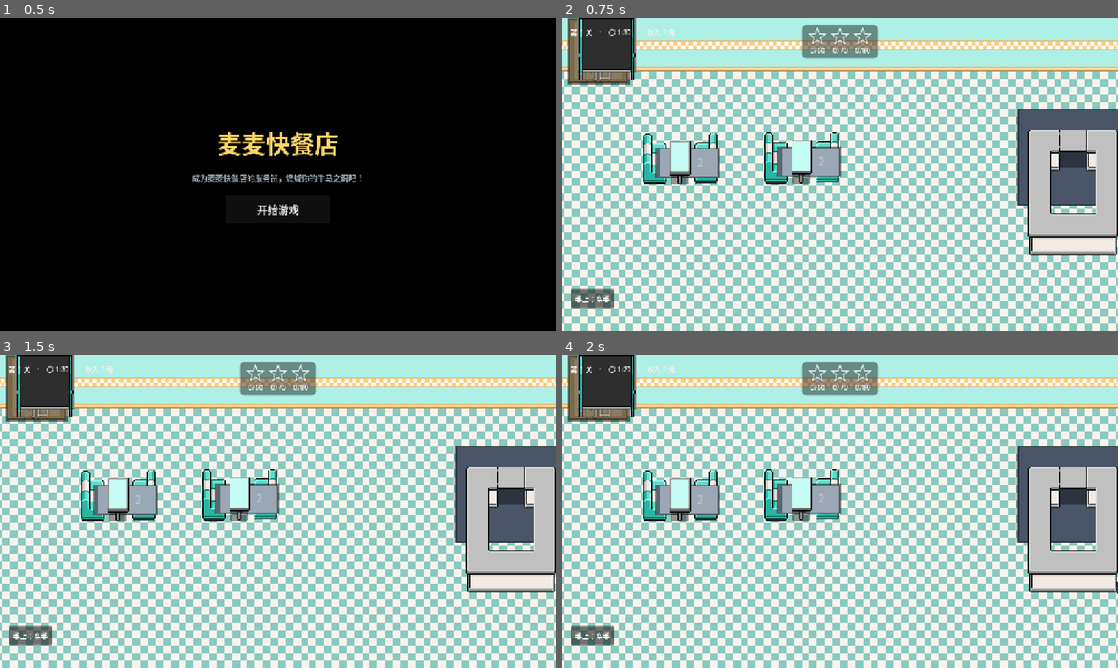
Above: before the commit, frames 1-4 (two rows, left to right).
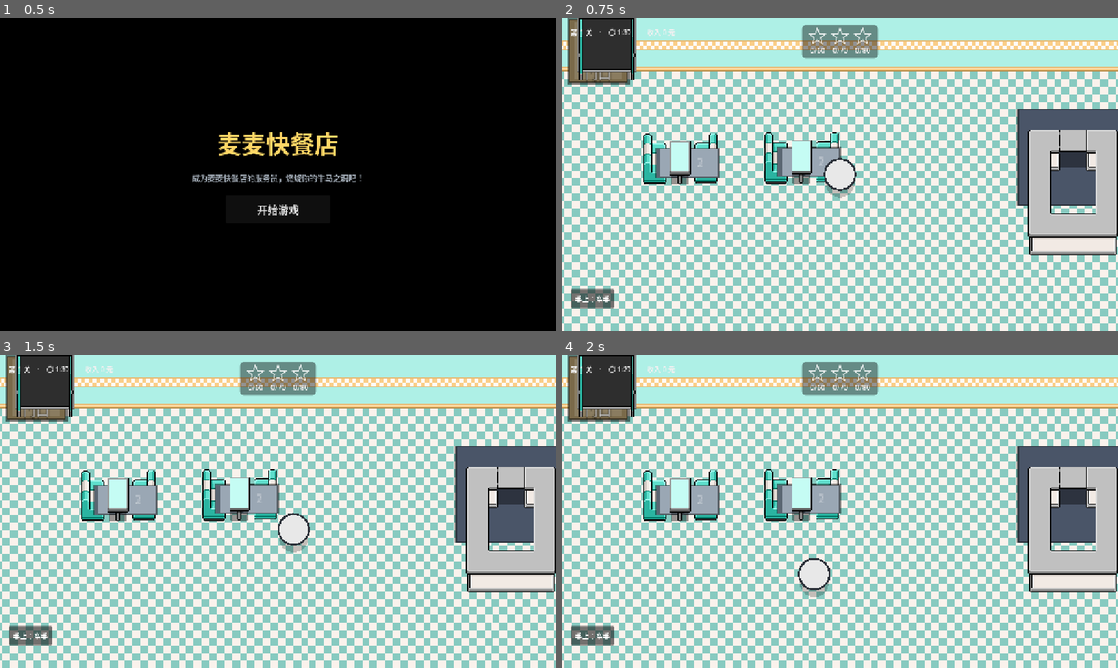
Above: after the commit, the same moments.

Repository: CalicocoJ/MMRestaurant
Game: Godot game, scene res://scenes/main.tscn
Same seed, same stepped clock (60 frames per second), same inputs: the game is played once before the commit and once after it.
Inputs (mouse positions are in pixels of both pictures, inside the frame that each line leads up to):
- Up to frame 1 (0.5 s): no input
- Up to frame 2 (0.75 s): click "开始游戏" at 0.5 s
- Up to frame 3 (1.5 s): tap Enter at 1.25 s; move the mouse to (250, 574) at 1.27 s; click (250, 574) at 1.42 s
- Up to frame 4 (2 s): no input

Frame 1 is identical in both runs. In frame 2, 0.5% of the frame differs, in the area x 47-53%, y 44-58%; in frame 3, 0.4%; in frame 4, 0.4%.

Commit message:
修服务员出生点卡在屏幕外：改为可编辑 + 相机中心兜底
根因：出生点写死读 layout.json 的 waiter_spawn（640,240），
那是旧 1280x720 布局的中心；场景缩到左上角一小块后它落到相机视野外，
表现是「一开局服务员卡在屏幕外」且不报错。

改为三级优先：
  1. Level 下的 WaiterSpawn 节点（编辑器里摆，最可控）
  2. 相机视野中心（保证一定看得见——不摆任何东西也不会再卡屏外）
  3. layout.json 的 waiter_spawn（生成模式/工具的旧行为，测试不受影响）

顺带修一个后续陷阱：Actors / Customers / Waiter 原来全是代码无脑新建的，
若以后在编辑器里也放一份会**重复**（两个 Waiter）。改成先找已有的再决定建不建。

Diff:
--- a/scripts/level/level.gd
+++ b/scripts/level/level.gd
@@ -508,19 +508,85 @@
 
 
 func _build_actors() -> void:
-	actors = Node2D.new()
-	actors.name = "Actors"
-	add_child(actors)
-
-	customers = Node2D.new()
-	customers.name = "Customers"
-	actors.add_child(customers)
-
-	waiter = CharacterBody2D.new()
-	waiter.set_script(WAITER_SCRIPT)
-	waiter.name = "Waiter"
-	waiter.position = EntityBase.point_from_array(Config.layout.get("waiter_spawn", []), Vector2(560, 500))
-	actors.add_child(waiter)
+	# 【复用而不是无脑新建】这三个容器/节点原本全是代码运行时造的。
+	# 但「家具改由编辑器摆放」之后，你有可能也想在编辑器里直接放 Actors/Waiter ——
+	# 那时 add_child 一个同名节点会造成**重复**（两个 Waiter，一个在跑、一个在那儿）。
+	# 所以先找已有的，找不到再建。
+	actors = _ensure_node2d("Actors", self)
+	customers = _ensure_node2d("Customers", actors)
+
+	waiter = _ensure_waiter()
+
+
+## 拿到指定名字的 Node2D 子节点；没有就新建一个。
+func _ensure_node2d(node_name: String, parent: Node) -> Node2D:
+	var existing := parent.get_node_or_null(node_name)
+	if existing is Node2D:
+		return existing as Node2D
+	var made := Node2D.new()
+	made.name = node_name
+	parent.add_child(made)
+	return made
+
+
+## 服务员：复用 Actors 下已有的，没有才新建。
+func _ensure_waiter() -> Node:
+	var existing := actors.get_node_or_null("Waiter")
+	if existing is CharacterBody2D:
+		return existing
+	var made := CharacterBody2D.new()
+	made.set_script(WAITER_SCRIPT)
+	made.name = "Waiter"
+	made.position = _waiter_spawn_point()
+	actors.add_child(made)
+	return made
+
+
+## 从编辑器摆好的出生点取坐标（**仅编辑器摆放模式**）。
+##
+## 【为什么要这个】出生点原先写死读 `layout.json` 的 `waiter_spawn`（= 640,240），
+## 那是**旧 1280×720 布局的中心**。你把场景缩成左上角一小块之后，
+## 那个坐标落在相机视野之外 —— 表现是「一开局服务员就卡在屏幕外」，而且不报错。
+##
+## 【怎么摆】在 Level 下加一个 Node2D，命名 `WaiterSpawn`，拖到你要的位置。
+## 生成模式（工具/测试）找不到它时自动退回 JSON 坐标，行为完全不变。
+func _authored_waiter_spawn() -> Variant:
+	var probe := get_node_or_null("WaiterSpawn")
+	if probe is Node2D:
+		return (probe as Node2D).global_position
+	return null
+
+
+## 本局服务员该站在哪。三级优先：
+##
+##   1. **`WaiterSpawn` 节点**（你在编辑器里摆的 Node2D）—— 最可控，推荐
+##   2. **相机视野中心** —— 保证「一定看得见」，不用你摆任何东西
+##   3. `layout.json` 的 `waiter_spawn` —— 生成模式（工具/测试）的旧行为
+##
+## 【为什么需要 2 这个兜底】出生点原来是写死的 `layout.json` 坐标（640,240），
+## 属于旧 1280×720 布局。你把场景缩到左上角一小块之后它就落到相机外了 ——
+## 表现是「一开局服务员卡在屏幕外」，且**不报错**。
+## 用相机视野中心兜底之后，**哪怕你什么都不摆，服务员也一定在画面里**。
+func _waiter_spawn_point() -> Vector2:
+	var authored: Variant = _authored_waiter_spawn()
+	if authored != null:
+		return authored
+	var cam_center: Variant = _camera_view_center()
+	if cam_center != null:
+		return cam_center
+	return EntityBase.point_from_array(
+		Config.layout.get("waiter_spawn", []), Vector2(560, 500))
+
+
+## 当前相机看到的区域中心（世界坐标）；没有相机时返回 null。
+func _camera_view_center() -> Variant:
+	var vp := get_viewport()
+	if vp == null:
+		return null
+	var cam := vp.get_camera_2d()
+	if cam == null:
+		return null
+	return cam.global_position
 
 
 func _build_systems() -> void:
@@ -618,8 +684,7 @@
 		# 而且那张桌子会一直挂着「正在收拾」的登记 —— 永久不可坐。
 		if waiter.has_method("cancel_command"):
 			waiter.call("cancel_command", "")
-		waiter.global_position = EntityBase.point_from_array(
-			Config.layout.get("waiter_spawn", []), Vector2(560, 500))
+		waiter.global_position = _waiter_spawn_point()
 	# 兜底：把「正在收拾」登记表整个清掉。任何一处漏了解除都会让那张桌
 	# 永久不可坐（不报错），而开局时本来就不可能有桌子在处理中。
 	TableRules.clear_all_cleaning()
